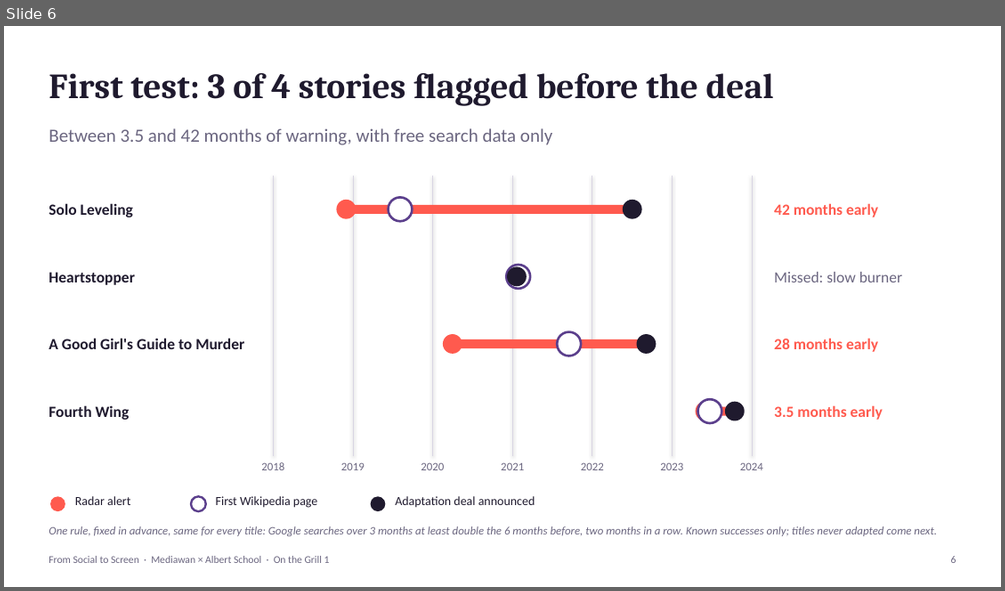
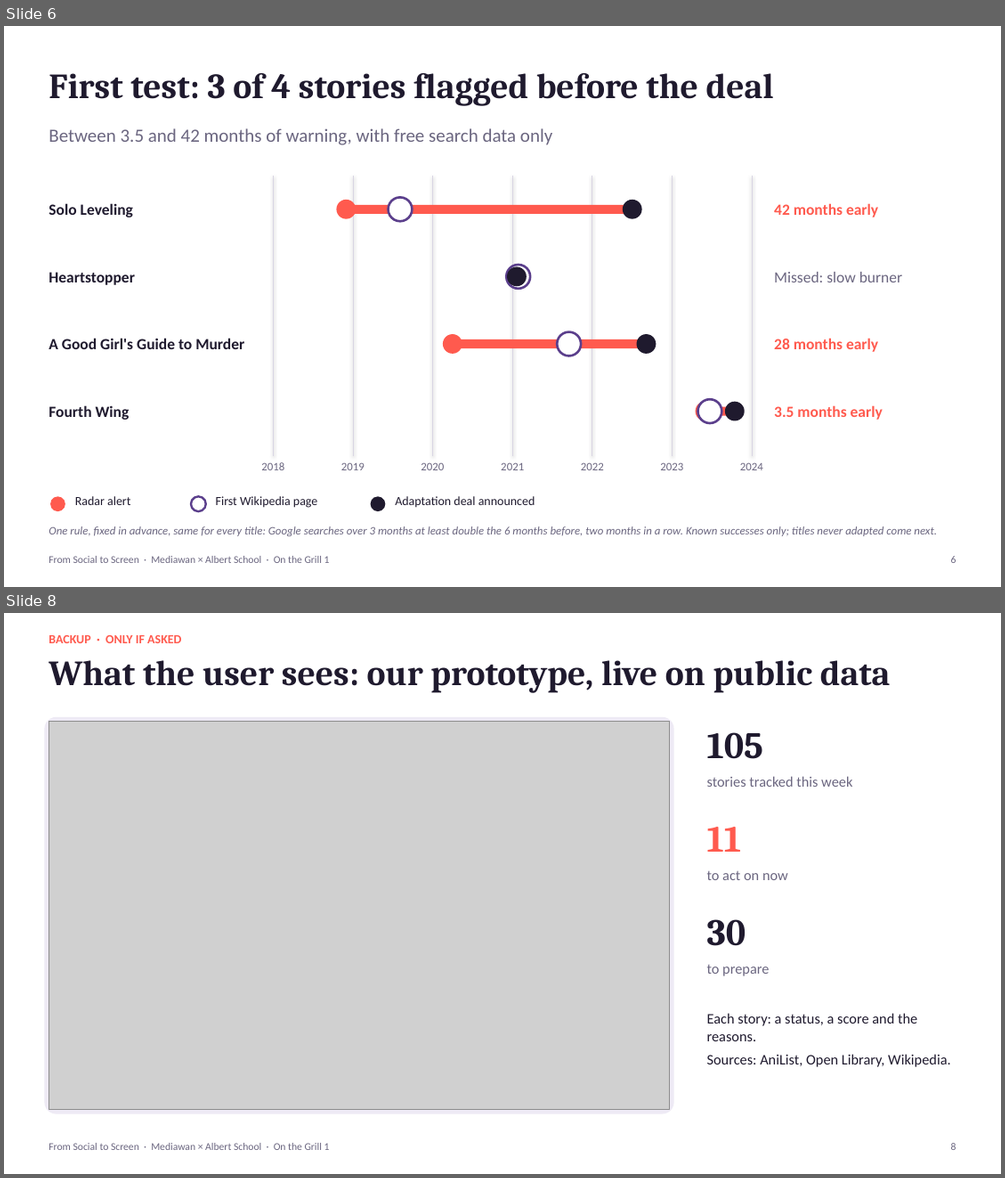
Before and after one commit to glejeune30/mediawan-social-to-screen, a slide deck: presentation/OTG1_deck.pptx. Shown one above the other, each under a label of ours: slide 6 before the commit, slides 6 and 8 after it; the slides between them are not shown. The pictures are 1005x591 and 1005x1178 pixels, drawn with LibreOffice and Linux fonts; fonts in the diff are those of the drawing; grey boxes stand for pictures. Boxes give left, top, right and bottom in pixels: in the first picture for what was removed or moved away, otherwise in the second. Text is boxed around its words. In the diff, an @@ line names an element or a change of style, - is before the commit and + after.

```diff
--- a/presentation/OTG1_deck.pptx
+++ b/presentation/OTG1_deck.pptx
@@ slide 8 added at box(4, 613, 1001, 1174), background #FFFFFF @@
@@ text added at box(48, 635, 181, 643), 12 pt, text #FF5A4E, bold @@
+BACKUP · ONLY IF ASKED
@@ text added at box(48, 660, 890, 693), 34 pt, text #1F1A2E, bold @@
+What the user sees: our prototype, live on public data
@@ rounded rectangle added at box(44, 717, 674, 1114), fill #EEEAF5 @@
@@ picture added at box(48, 722, 670, 1110) @@
@@ text added at box(707, 732, 763, 759), 36 pt, text #1F1A2E, bold @@
+105
@@ text added at box(707, 776, 852, 787), 14 pt, text #6B6680 @@
+stories tracked this week
@@ text added at box(707, 827, 741, 852), 36 pt, text #FF5A4E, bold @@
+11
@@ text added at box(707, 871, 788, 880), 14 pt, text #6B6680 @@
+to act on now
@@ text added at box(707, 919, 746, 946), 36 pt, text #1F1A2E, bold @@
+30
@@ text added at box(707, 965, 769, 976), 14 pt, text #6B6680 @@
+to prepare
@@ text added at box(707, 1013, 951, 1067), 14 pt, text #1F1A2E @@
+Each story: a status, a score and the reasons.
+Sources: AniList, Open Library, Wikipedia.
@@ text added at box(48, 1143, 330, 1150), 10 pt, text #6B6680 @@
+From Social to Screen · Mediawan × Albert School · On the Grill 1
@@ text added at box(951, 1143, 956, 1150), 10 pt, text #6B6680 @@
+8
```
Also in this commit, not shown: 2 slides changed, 30 other files.
